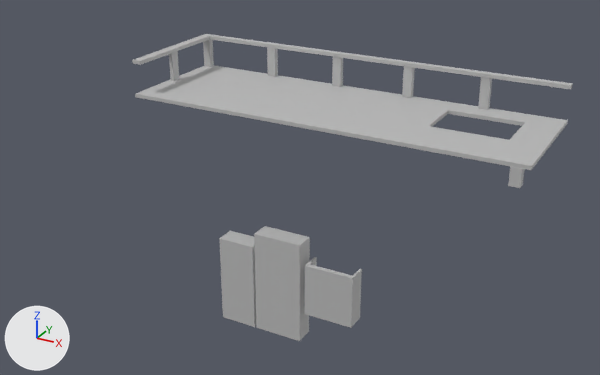
The FBX model Assets/Art/3D/Room Props/Larder.fbx: old version first, new version second.
One viewpoint serves both versions: a 50 mm lens placed at (-57.6, -47.0, 31.6), pointed at (-83.5, 0.2, 8.0). The lights are fixed; the arrows at lower left show +X, +Y and +Z. Where no turn or scale is listed for an object, it has been applied to the vertices.

Before the edit, the objects in view are built like this:
```python
me_mesh_002 = bpy.data.meshes.new('Mesh.002')
me_mesh_002.from_pydata(...)  # 48 vertices, 46 faces; spans x -1.95..1.95, y -0.77..0.77, z 2.57..6.72
me_mesh_002.materials.append(mat_larder_furniture)  # grey #bcbcbc
me_mesh_003 = bpy.data.meshes.new('Mesh.003')
me_mesh_003.from_pydata(...)  # 36 vertices, 34 faces; spans x -0.367..0.367, y -0.367..0.367, z -1.273..0.0
me_mesh_003.materials.append(mat_larder_shelf)  # grey #bcbcbc
me_mesh_004 = bpy.data.meshes.new('Mesh.004')
me_mesh_004.from_pydata(...)  # 20 vertices, 20 faces; spans x -30.0..0.0, y -9.5..0.0, z -0.1..0.1
me_mesh_004.materials.append(mat_larder_shelf)  # grey #bcbcbc
# before: 2 (-30.0, -9.5, 0.1) at pixel (135, 93), 3 (-30.0, -9.5, -0.1) at pixel (135, 97), 4 (0.0, -9.5, 0.1) at pixel (531, 166), 5 (0.0, -9.5, -0.1) at pixel (531, 170), 10 (-9.0, -9.5, 0.1) at pixel (392, 140)
# before: 11 (-9.0, -9.5, -0.1) at pixel (392, 144)
me_mesh_005 = bpy.data.meshes.new('Mesh.005')
me_mesh_005.from_pydata(...)  # 92 vertices, 96 faces; spans x -11984.0..0.0, y -124.0..7.0, z 0.0..2664.0
me_mesh_005.materials.append(mat_larder_shelf)  # grey #bcbcbc
ob_railing = bpy.data.objects.new('Railing', me_mesh_005)
ob_railing.parent = ob_shelf_001
ob_railing.location = (-1165.0, 300.2, -953.4)
ob_railing.scale = (0.25, 2.0, 0.357)
ob_shelf = bpy.data.objects.new('Shelf', me_mesh_004)
ob_shelf.location = (-67.65, 9.53, 12.67)
ob_shelf_nailing = bpy.data.objects.new('Shelf_Nailing', me_mesh_003)
ob_shelf_nailing.location = (-68.55, 0.34, 12.54)
ob_spicerack = bpy.data.objects.new('SpiceRack', me_mesh_002)
ob_spicerack.location = (-81.27, 1.12, -5.0)
# also in view: 'Dresser4' at (-89.2, 1.1, -1.4); 'Dresser3' at (-85.6, 1.1, -0.9)
```
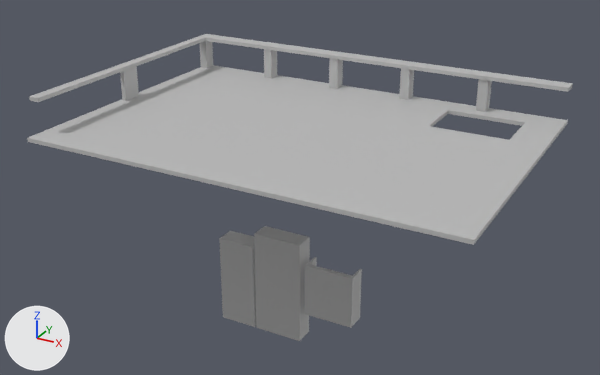
Commit message: Environment | Larder Shelf

What differs and where, as boxes [x1, y1, x2, y2] in the pictures (600 x 375 px):
```json
{"object": "Shelf", "change": "reshaped", "before": [135, 66, 568, 170], "after": [27, 65, 568, 245], "on screen": "25% wider, 72% taller"}
{"object": "Railing", "change": "rescaled", "before": [132, 34, 573, 110], "after": [29, 34, 573, 112], "on screen": "23% wider"}
{"object": "Shelf_Nailing", "change": "deleted", "before": [508, 166, 525, 188]}
```

Scene script edits in JSON lines:
```json
{"block": "me_mesh_004", "where": "me_mesh_004.from_pydata(...)  # 20 vertices, 20 faces; spans x -30.0..0.0, y -9.5..0.0, z -0.1..0.1"}
{"block": "me_mesh_004", "where": "# used by ob_shelf; location = (-67.65, 9.53, 12.67)"}
{"block": "me_mesh_004", "change": "me_mesh_004 part 1"}
{"op": "add", "block": "me_mesh_004", "code": "for i in [*range(2, 6), 10, 11]: me_mesh_004.vertices[i].co += Vector((0.0, -10.9, 0.0))"}
{"op": "remove", "block": "ob_shelf_nailing", "code": ["ob_shelf_nailing = bpy.data.objects.new('Shelf_Nailing', me_mesh_003)", "ob_shelf_nailing.location = (-68.55, 0.34, 12.54)"]}
{"op": "set", "path": "ob_railing.scale", "old": "(0.25, 2.0, 0.357)", "new": "(0.25, 2.0, 0.744)"}
```
